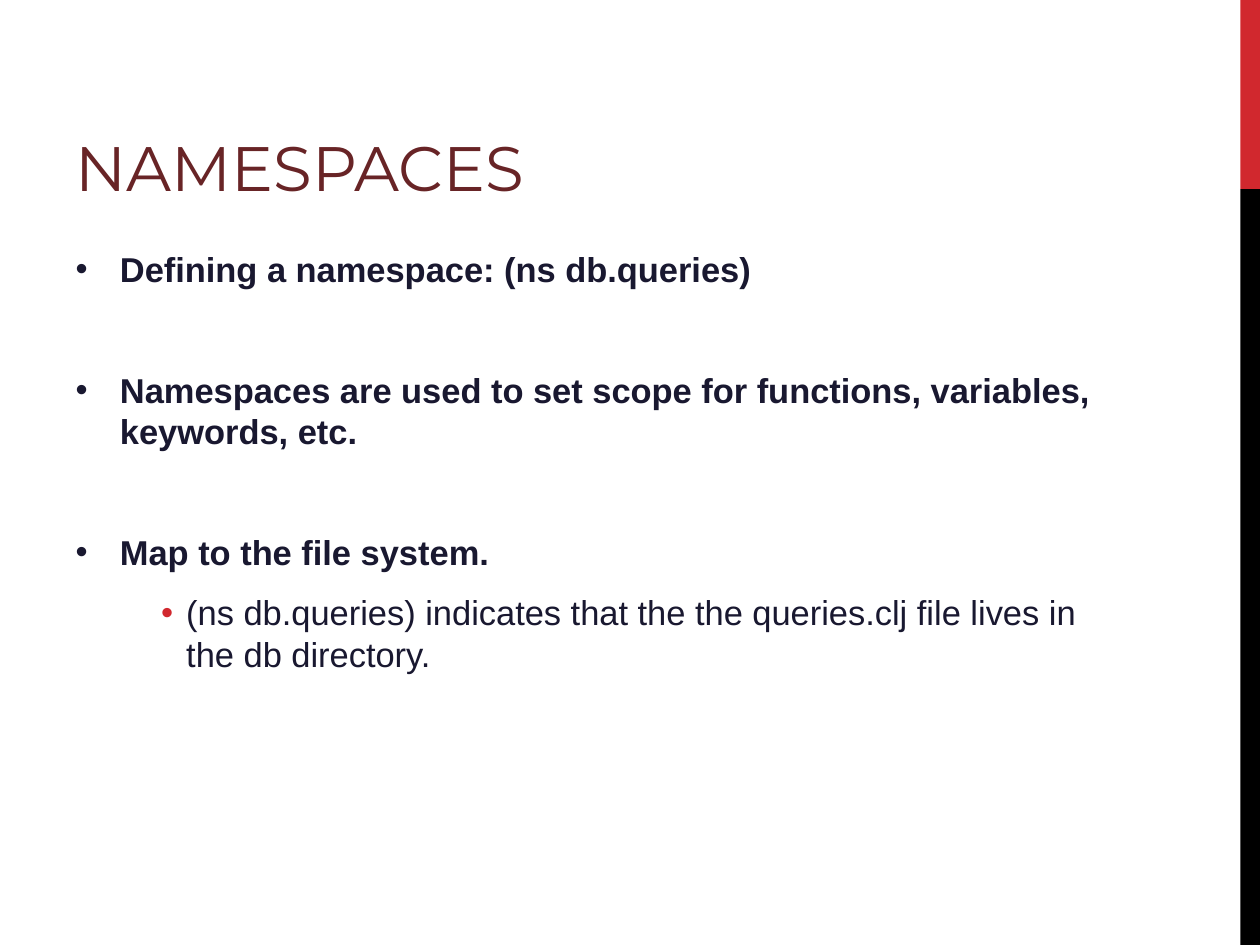
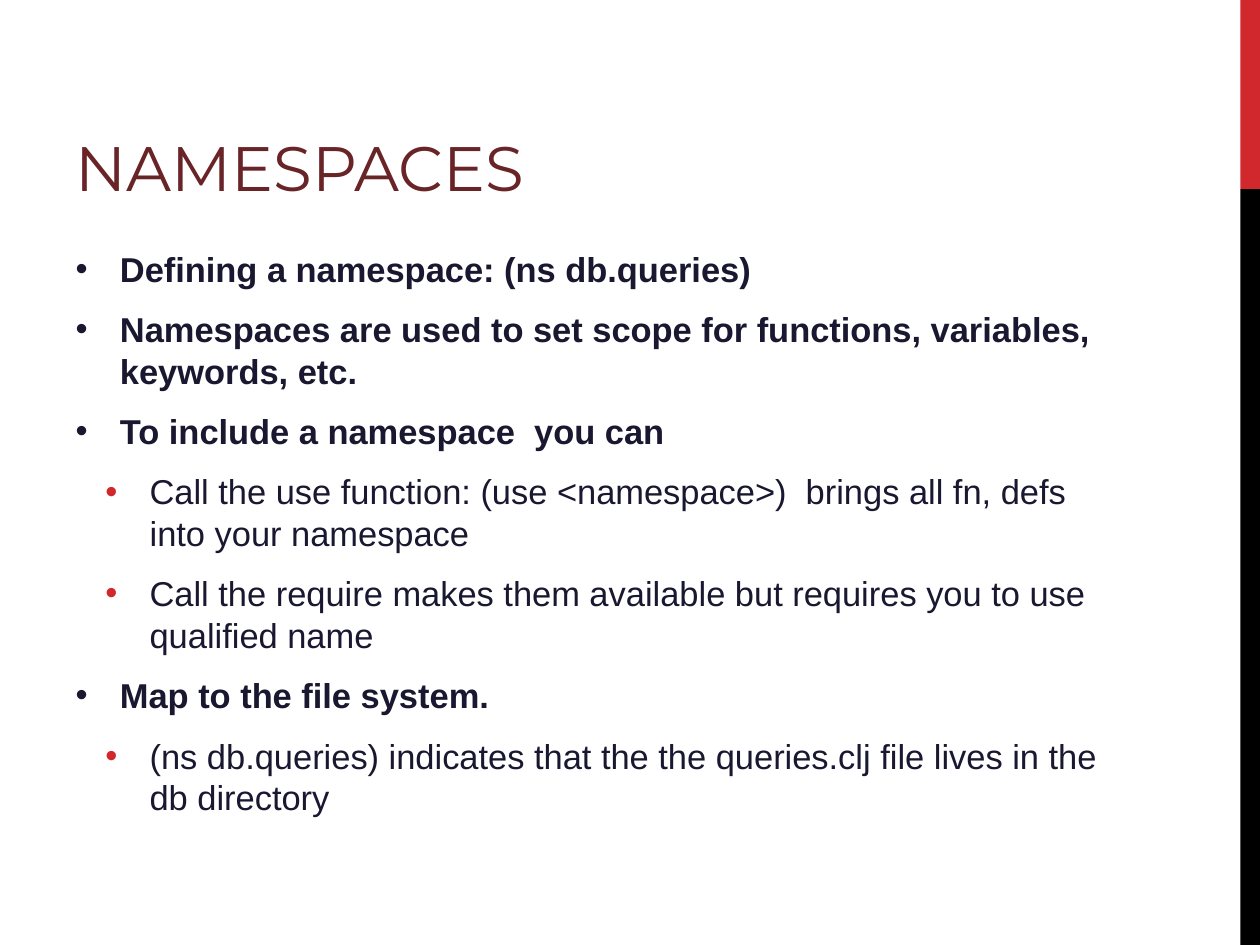
Before and after one commit to PlumpMath/intro-to-clojureclr-talk, a slide deck: slide 5 of slides/intro-to-clojure-clr-talk.ppt (slide 6 before the commit). Drawn at 1260x945 pixels with LibreOffice and Linux fonts; fonts in the diff are those of the drawing; background and template pictures are left out. Boxes give left, top, right and bottom in pixels: in the first picture for what was removed or moved away, otherwise in the second. Text is boxed around its words. In the diff, an @@ line names an element or a change of style, - is before the commit and + after.

```diff
--- a/slides/intro-to-clojure-clr-talk.ppt
+++ b/slides/intro-to-clojure-clr-talk.ppt
@@ text at (120, 419, 1086, 654): paragraphs added @@
+• To include a namespace you can
+  • Call the use function: (use <namespace>) brings all fn, defs into your namespace
+  • Call the require makes them available but requires you to use qualified name
@@ text at (150, 744, 1097, 816): text changed @@
-  • (ns db.queries) indicates that the the queries.clj file lives in the db directory.
+  • (ns db.queries) indicates that the the queries.clj file lives in the db directory
```
Also in this commit, not shown: 10 other slides changed, 2 slides removed, 2 other files.
